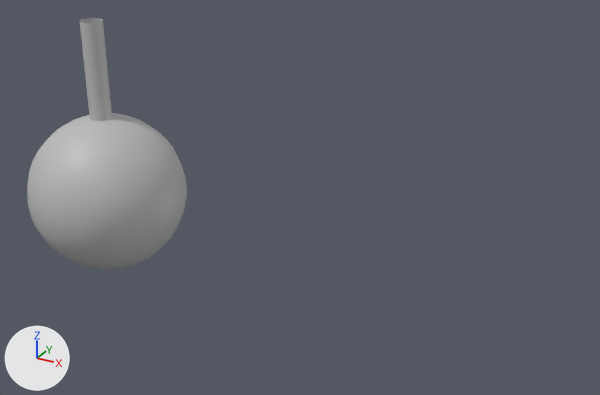
Renders of the FBX model CymaticExperienceVR/Assets/Models/kids room/solar system lamp.fbx from each side of a commit.
Camera for both pictures: a 50 mm camera at (0.685, 1.414, 2.206) aimed at (-0.131, 2.896, 1.465). The lights are fixed; the arrows at lower left show +X, +Y and +Z. Where no turn or scale is listed for an object, it has been applied to the vertices.

In view in the first picture: 'sun'.
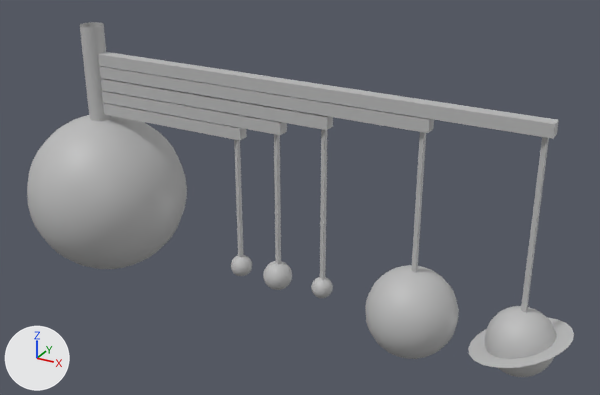
The newer file is also rescaled (x0.975), turned or shifted as a whole; pictures and numbers use the older file's frame.

Diff of the bpy script that builds the scene:
```diff
--- a/CymaticExperienceVR/Assets/Models/kids room/solar system lamp.fbx.py
+++ b/CymaticExperienceVR/Assets/Models/kids room/solar system lamp.fbx.py
@@ me_mesh_004 @@
+me_mesh_004.from_pydata(...)  # 457 vertices, 456 faces; spans x -0.014..1.159, y -0.105..0.105, z -0.524..0.014
+me_mesh_004.materials.append(mat_solar_system)  # grey #bcbcbc
@@ me_mesh_003 @@
+me_mesh_003.from_pydata(...)  # 396 vertices, 408 faces; spans x -0.014..0.924, y -0.099..0.099, z -0.523..0.014
+me_mesh_003.materials.append(mat_solar_system)  # grey #bcbcbc
@@ me_mesh_001 @@
+me_mesh_001.from_pydata(...)  # 396 vertices, 408 faces; spans x -0.014..0.527, y -0.034..0.034, z -0.398..0.014
+me_mesh_001.materials.append(mat_solar_system)  # grey #bcbcbc
@@ me_mesh_1 @@
+me_mesh_1.from_pydata(...)  # 396 vertices, 408 faces; spans x -0.014..0.419, y -0.025..0.025, z -0.36..0.014
+me_mesh_1.materials.append(mat_solar_system)  # grey #bcbcbc
@@ me_mesh_002 @@
+me_mesh_002.from_pydata(...)  # 396 vertices, 408 faces; spans x -0.014..0.633, y -0.024..0.024, z -0.418..0.014
+me_mesh_002.materials.append(mat_solar_system)  # grey #bcbcbc
@@ ob_saturn @@
+ob_saturn = bpy.data.objects.new('saturn', me_mesh_004)
+ob_saturn.location = (-0.671, 2.875, 1.719)
@@ ob_jupiter @@
+ob_jupiter = bpy.data.objects.new('jupiter', me_mesh_003)
+ob_jupiter.location = (-0.671, 2.875, 1.69)
@@ ob_earth1 @@
+ob_earth1 = bpy.data.objects.new('earth1', me_mesh_001)
+ob_earth1.location = (-0.671, 2.875, 1.63)
@@ ob_venus1 @@
+ob_venus1 = bpy.data.objects.new('venus1', me_mesh_1)
+ob_venus1.location = (-0.671, 2.875, 1.6)
@@ ob_mars1 @@
+ob_mars1 = bpy.data.objects.new('mars1', me_mesh_002)
+ob_mars1.location = (-0.671, 2.875, 1.66)
```

Pixel boxes (x1, y1, x2, y2) of what changed, in the pictures (600 x 395 px):
'saturn', added: after (98, 52, 574, 377)
'jupiter', added: after (99, 66, 459, 359)
'mars1', added: after (101, 79, 333, 298)
'earth1', added: after (102, 91, 292, 290)
'venus1', added: after (103, 103, 252, 276)
